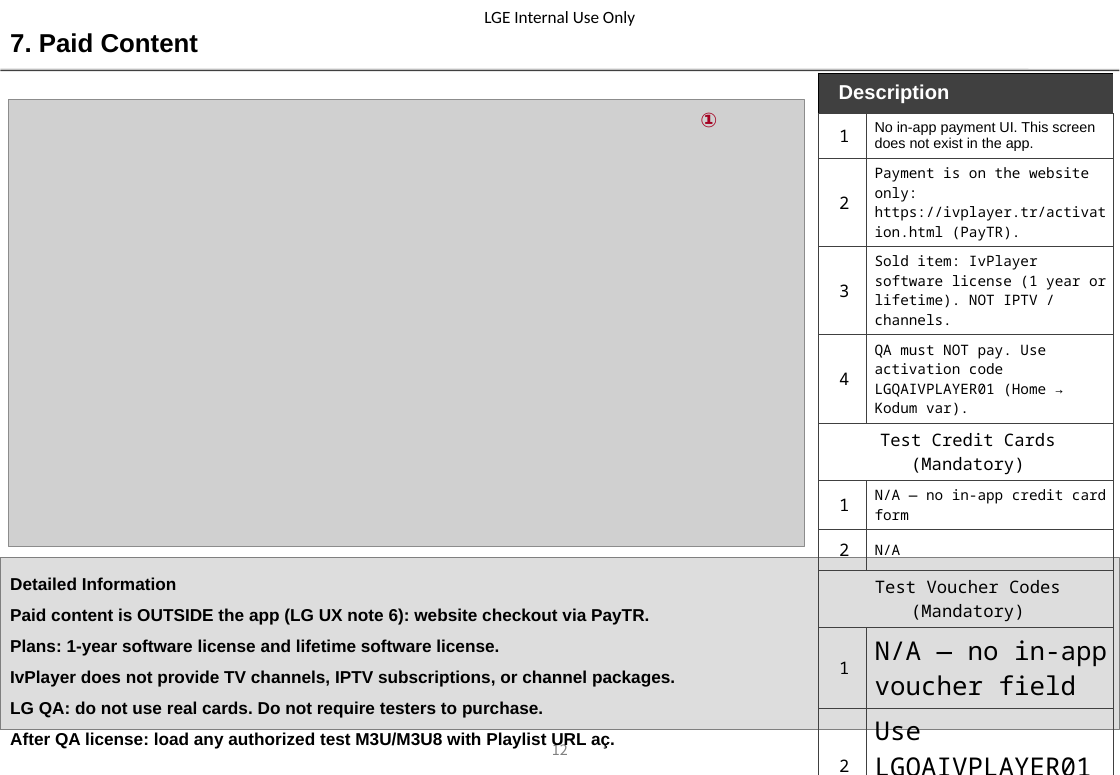
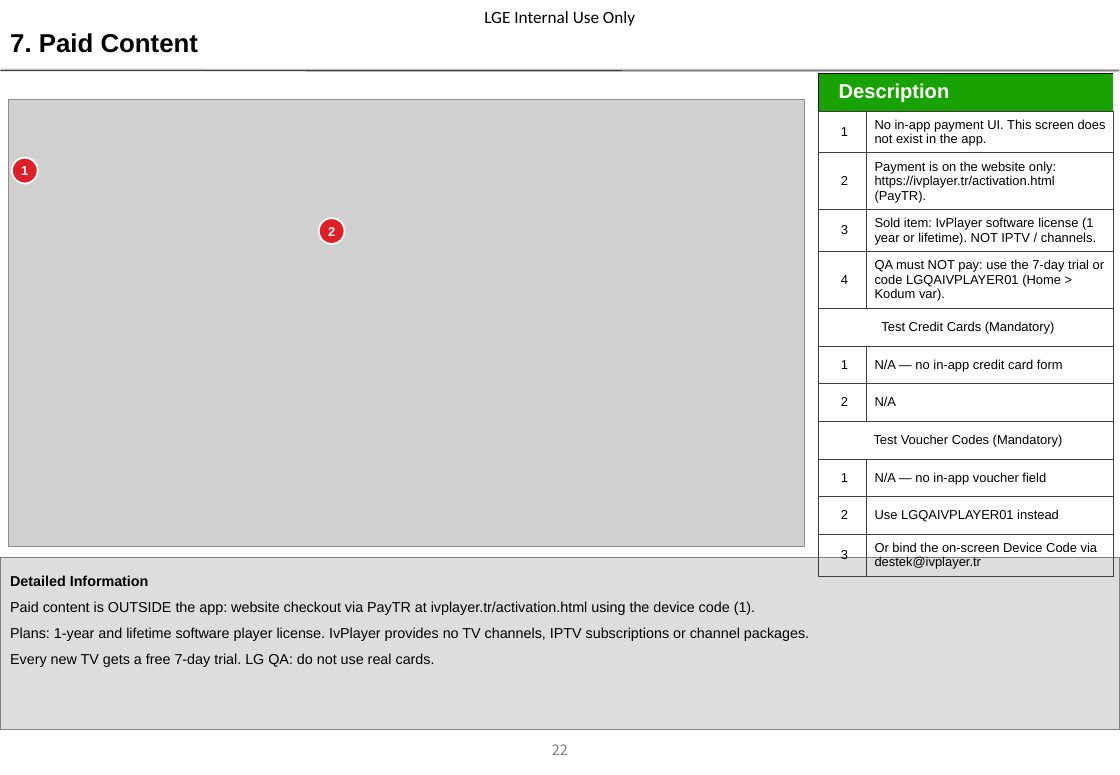
Before and after one commit to zhenon10/StreamBox, a slide deck: slide 22 of docs/lg-content-store/IvPlayer-UX-Scenario-4.4.ppt (slide 12 before the commit). Drawn at 1120x775 pixels with LibreOffice and Linux fonts; fonts in the diff are those of the drawing; grey boxes stand for pictures; background and template pictures are left out. Boxes give left, top, right and bottom in pixels: in the first picture for what was removed or moved away, otherwise in the second. Text is boxed around its words. In the diff, an @@ line names an element or a change of style, - is before the commit and + after.

```diff
--- a/docs/lg-content-store/IvPlayer-UX-Scenario-4.4.ppt
+++ b/docs/lg-content-store/IvPlayer-UX-Scenario-4.4.ppt
@@ table at [818,72,1114,573] @@
-row 5, column 2: QA must NOT pay. Use activation code LGQAIVPLAYER01 (Home → Kodum var).
+row 5, column 2: QA must NOT pay: use the 7-day trial or code LGQAIVPLAYER01 (Home > Kodum var).
@@ fill #404040 to #18A303 in row 1, column 1 @@
@@ size 12 to 9 pt in "1", "2", "3", "4" and 7 more places @@
@@ font Noto Sans Mono to Arial in "1", "2", "Payment is on the website only: https://ivplayer.tr/activati ...", "3" and 14 more places @@
@@ size 10 to 9 pt in "No in-app payment UI. This screen does ...", "Payment is on the website only: https://ivplayer.tr/activati ...", "Sold item: IvPlayer software license (1 year ...", "N/A — no in-app credit card form" and 1 more places @@
@@ size 18 to 9 pt in "N/A — no in-app voucher field", "Use LGQAIVPLAYER01 instead", "Or bind the on-screen Device Code via ..." @@
@@ borders changed @@
@@ ellipse "1": place and size @@
-ellipse "1" at [700,112,717,128]
+ellipse "1" at [11,158,37,184]
@@ ellipse "1" at [11,158,37,184]: vertical alignment top to middle; fill none to #E01F26; outline none to #FFFFFF 1.25 pt @@
@@ text in ellipse at [21,166,28,175]: text changed; size 14 to 9 pt; text colour #A50021 to #FFFFFF @@
-①
+1
@@ ellipse added at [318,218,344,244], fill #E01F26, outline #FFFFFF 1.25 pt, 9 pt, text #FFFFFF, bold @@
+2
@@ text in rectangle at [10,575,149,586]: size 12 to 10 pt in "Detailed Information" @@
@@ text in rectangle at [10,601,809,667]: text changed; size 12 to 10 pt; bold off @@
-Paid content is OUTSIDE the app (LG UX note 6): website checkout via PayTR.
-Plans: 1-year software license and lifetime software license.
-IvPlayer does not provide TV channels, IPTV subscriptions, or channel packages.
-LG QA: do not use real cards. Do not require testers to purchase.
-After QA license: load any authorized test M3U/M3U8 with Playlist URL aç.
+Paid content is OUTSIDE the app: website checkout via PayTR at ivplayer.tr/activation.html using the device code (1).
+Plans: 1-year and lifetime software player license. IvPlayer provides no TV channels, IPTV subscriptions or channel packages.
+Every new TV gets a free 7-day trial. LG QA: do not use real cards.
@@ page number at [552,744,568,755]: text changed @@
-12
+22
```
Also in this commit, not shown: 11 other slides changed, 13 slides added, 3 slides removed.
